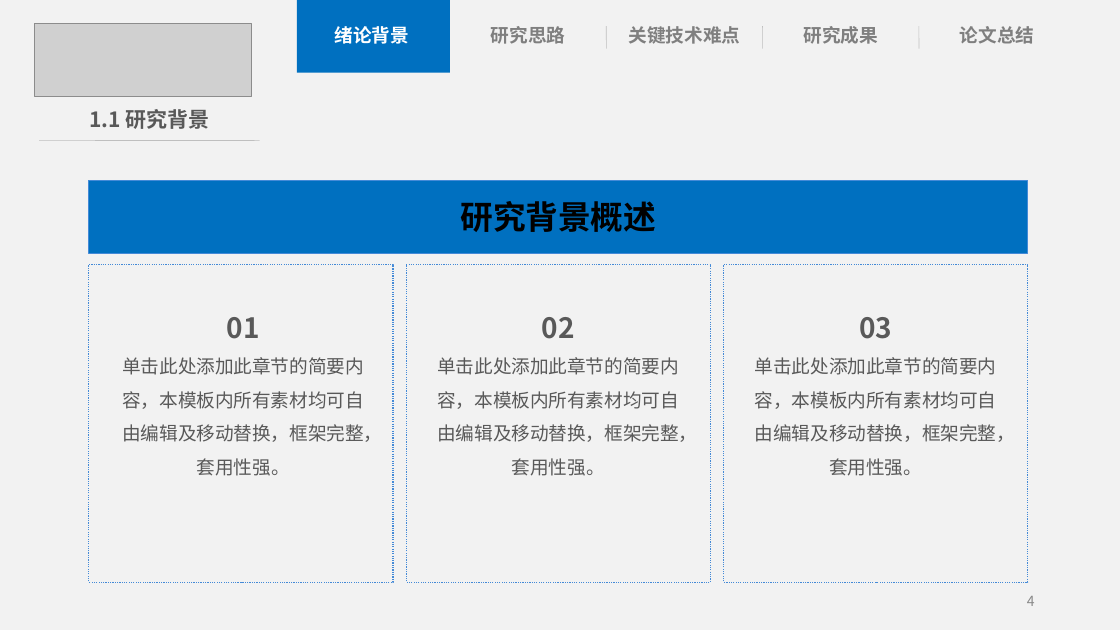
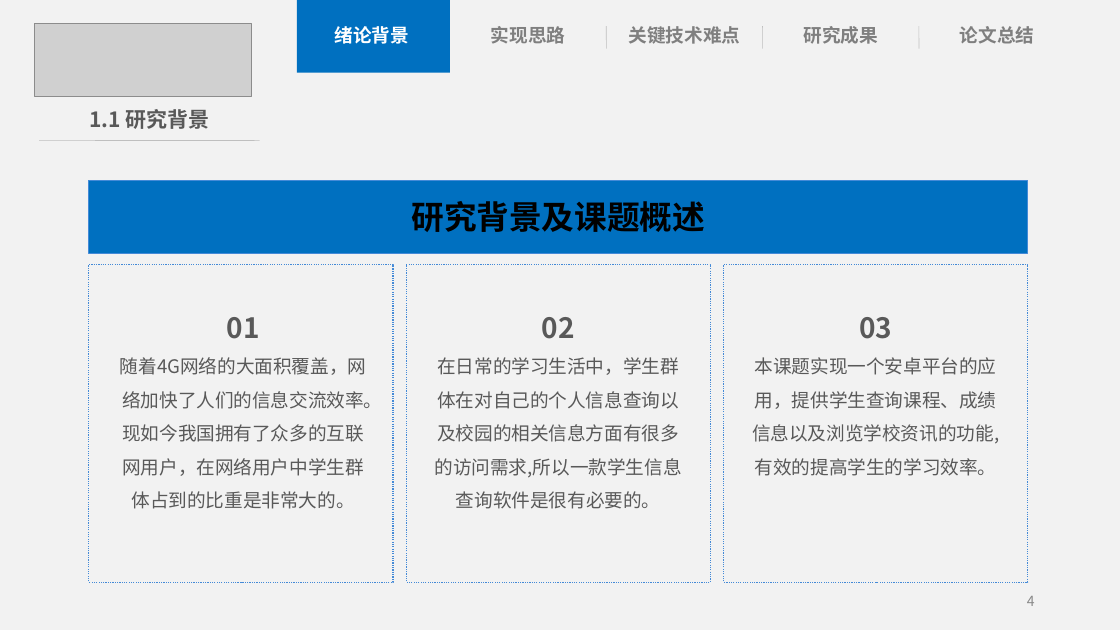
Before and after one commit to KIPKIPS/PocketCampusUnity, a slide deck: slide 4 of 基于Android的掌上校园APP开发答辩PPT.pptx. Drawn at 1120x630 pixels with LibreOffice and Linux fonts; fonts in the diff are those of the drawing; grey boxes stand for pictures. Boxes give left, top, right and bottom in pixels: in the first picture for what was removed or moved away, otherwise in the second. Text is boxed around its words. In the diff, an @@ line names an element or a change of style, - is before the commit and + after.

```diff
--- a/基于Android的掌上校园APP开发答辩PPT.pptx
+++ b/基于Android的掌上校园APP开发答辩PPT.pptx
@@ text at bbox=[491, 26, 565, 44]: text changed @@
-研究思路
+实现思路
@@ text in rectangle at bbox=[412, 201, 706, 232]: text changed @@
-研究背景概述
+研究背景及课题概述
@@ text at bbox=[120, 357, 382, 509]: text changed @@
-单击此处添加此章节的简要内容，本模板内所有素材均可自由编辑及移动替换，框架完整，套用性强。
+随着4G网络的大面积覆盖，网络加快了人们的信息交流效率。现如今我国拥有了众多的互联网用户，在网络用户中学生群体占到的比重是非常大的。
@@ text at bbox=[435, 357, 682, 509]: text changed @@
-单击此处添加此章节的简要内容，本模板内所有素材均可自由编辑及移动替换，框架完整，套用性强。
+在日常的学习生活中，学生群体在对自己的个人信息查询以及校园的相关信息方面有很多的访问需求,所以一款学生信息查询软件是很有必要的。
@@ text at bbox=[752, 357, 999, 476]: text changed @@
-单击此处添加此章节的简要内容，本模板内所有素材均可自由编辑及移动替换，框架完整，套用性强。
+本课题实现一个安卓平台的应用，提供学生查询课程、成绩信息以及浏览学校资讯的功能,有效的提高学生的学习效率。
```
Also in this commit, not shown: 6 other slides changed, 1 other file.
